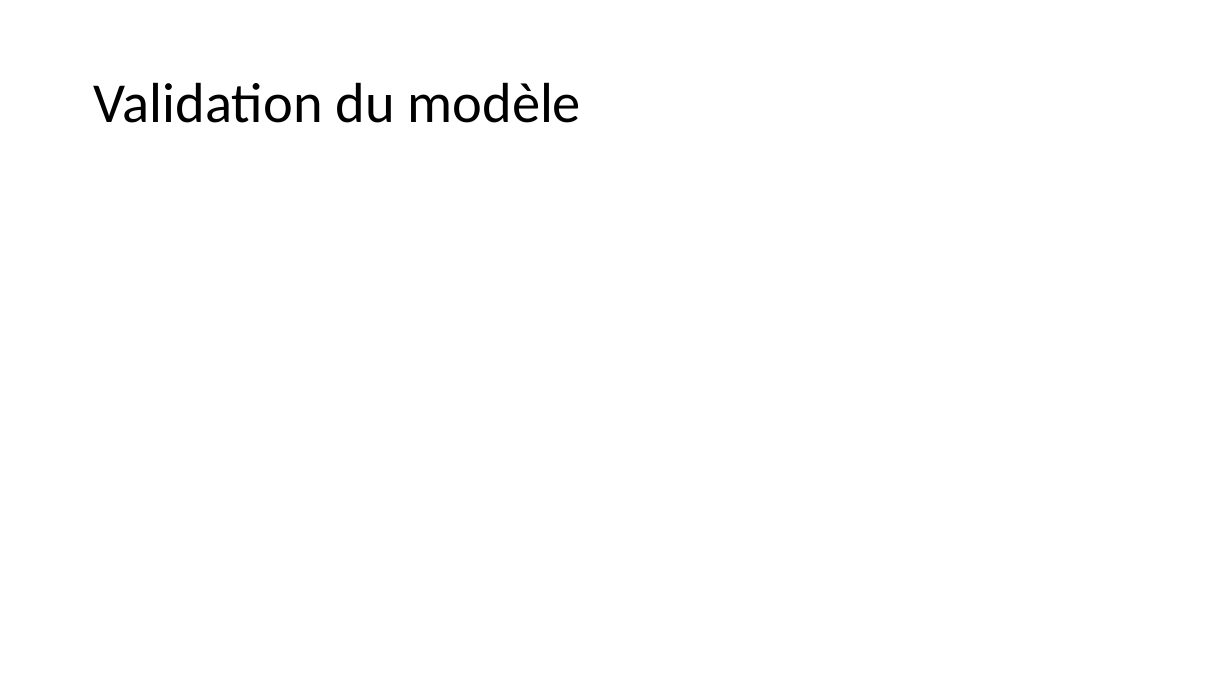
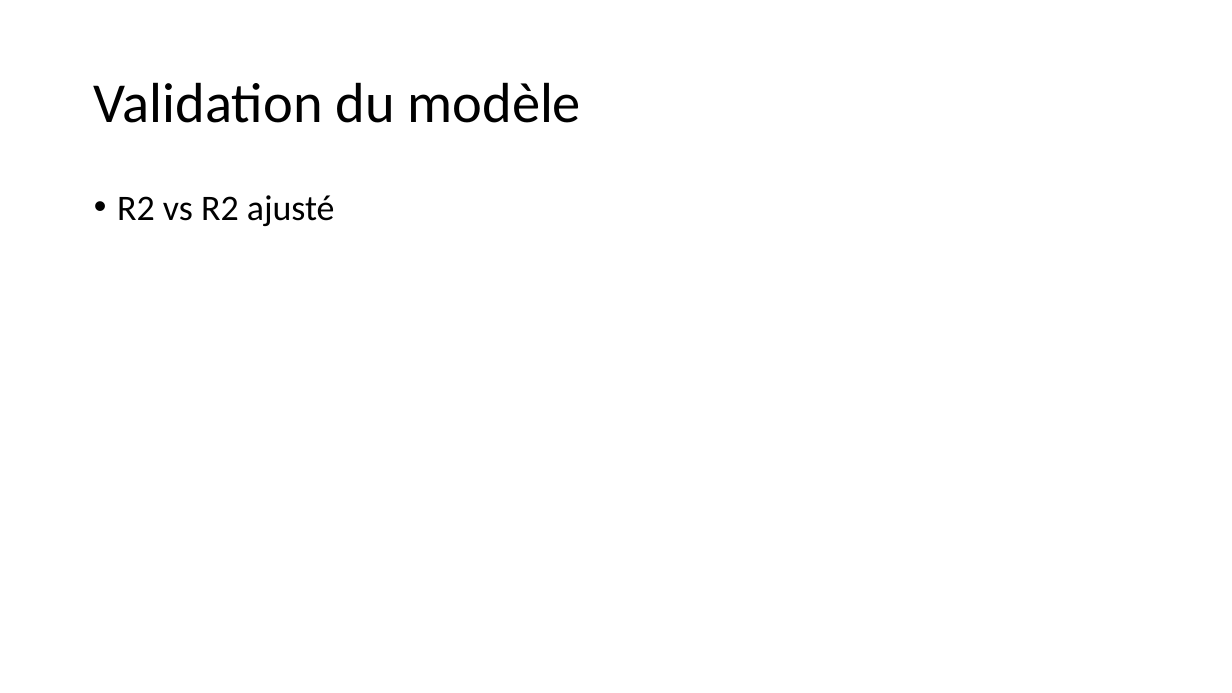
Before and after one commit to LeCoinStat/WAS, a slide deck: slide 20 of WAS18/WAS18_Regression_Linéaire_Dans_La_Pratique.pptx. Drawn at 1232x693 pixels with LibreOffice and Linux fonts; fonts in the diff are those of the drawing. Boxes give left, top, right and bottom in pixels: in the first picture for what was removed or moved away, otherwise in the second. Text is boxed around its words. In the diff, an @@ line names an element or a change of style, - is before the commit and + after.

```diff
--- a/WAS18/WAS18_Regression_Linéaire_Dans_La_Pratique.pptx
+++ b/WAS18/WAS18_Regression_Linéaire_Dans_La_Pratique.pptx
@@ text added at box(117, 195, 335, 226), 28 pt, text #000000 @@
+• R2 vs R2 ajusté
```
Also in this commit, not shown: 2 slides added.
